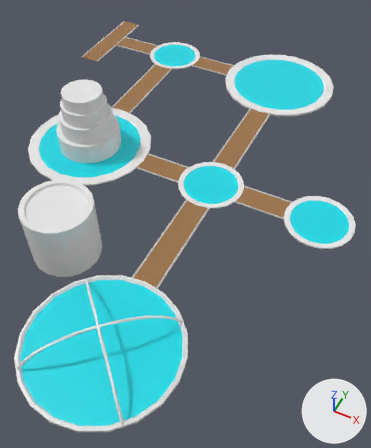
A saved change to the glTF model WebaResort/BasePlatforms_HP.glb.
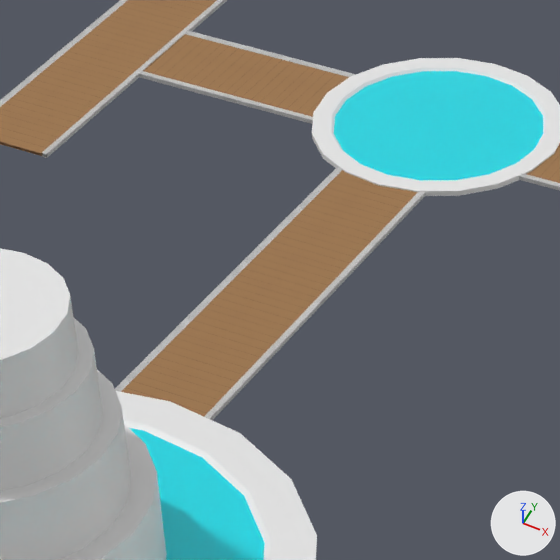
The first picture shows the older version from a camera (50 mm lens) standing at (63.0, -150.0, 156.0) and looking at (-5.0, -14.0, -14.0). The close-ups show both versions on the part from 24% to 54% of the width and 7% to 32% of the height of that picture; other places that the commit changed are outside them. Arrows for +X, +Y and +Z are at lower right; the lights stay in place. Where no turn or scale is listed for an object, it has been applied to the vertices.

The scene before the commit, as lines of its bpy script (objects in view):
```python
me_bridgedouble_mp3 = bpy.data.meshes.new('BridgeDouble_MP3')
me_bridgedouble_mp3.from_pydata(...)  # 24 vertices, 24 faces; spans x -5.5..5.5, y -23.5..23.5, z -0.2..0.2
me_bridgedouble_mp3.materials.append(mat_bridgepbs)  # picture img_image_5
me_cylinderpillar = bpy.data.meshes.new('CylinderPillar')
me_cylinderpillar.from_pydata(...)  # 41 vertices, 60 faces; spans x -14.4..14.4, y -14.4..14.4, z 3.9..13.5
me_cylinderpillar.materials.append(mat_pasted__stone)  # its picture is missing
me_cylinderpillar3 = bpy.data.meshes.new('CylinderPillar3')
me_cylinderpillar3.from_pydata(...)  # 41 vertices, 60 faces; spans x -8.9..8.9, y -8.9..8.9, z 2.4..8.3
me_cylinderpillar3.materials.append(mat_pasted__stone)  # its picture is missing
ob_bridgedouble_mp3 = bpy.data.objects.new('BridgeDouble_MP3', me_bridgedouble_mp3)
ob_bridgedouble_mp3.location = (-104.5, 85.7, 0.0)
ob_cylinderpillar = bpy.data.objects.new('CylinderPillar', me_cylinderpillar)
ob_cylinderpillar.location = (-62.4, 0.0, -4.0)
ob_cylinderpillar3 = bpy.data.objects.new('CylinderPillar3', me_cylinderpillar3)
ob_cylinderpillar3.location = (-62.4, 0.0, 20.4)
# also in view: 'GlassPanel2' at (-63.0, 0.0, 0.0); 'GlassPanel5' at (-63.0, 88.0, 0.0); 'ThickOutsideRing (1)' at (-63.0, 0.0, 0.0); 'Bridge2' at (-39.0, 87.0, 0.0); 'Bridge3' at (-87.0, 87.0, 0.0)
```
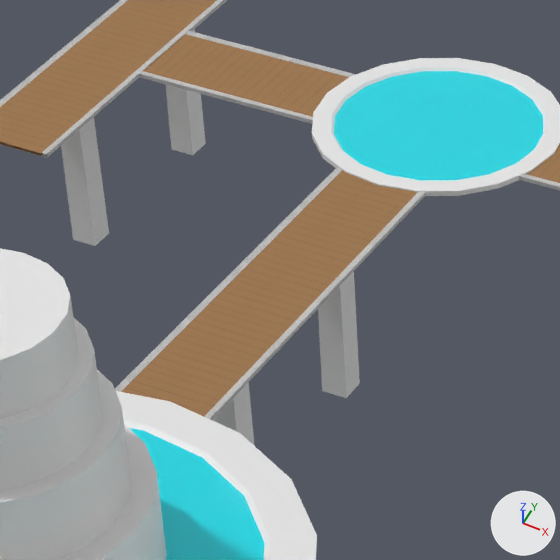
What changed in the scene script:
```text
Add me_support7:
    me_support7.from_pydata(...)  # 16 vertices, 24 faces; spans x -2.7..2.7, y -3.0..3.0, z -4.8..15.0
    me_support7.materials.append(mat_stone)  # its picture is missing
Add ob_support7:
    ob_support7 = bpy.data.objects.new('Support7', me_support7)
    ob_support7.location = (-104.8, 99.2, -15.1)
Add ob_support6:
    ob_support6 = bpy.data.objects.new('Support6', me_support7.copy())
    ob_support6.location = (-104.8, 76.4, -15.1)
Add ob_support5:
    ob_support5 = bpy.data.objects.new('Support5', me_support7.copy())
    ob_support5.location = (-63.0, 63.0, -15.1)
Add ob_support4:
    ob_support4 = bpy.data.objects.new('Support4', me_support7.copy())
    ob_support4.location = (-63.0, 40.2, -15.1)
```

Pixel boxes [x1, y1, x2, y2] of what changed, in the close-ups (560 x 560 px):
'Support6', added
    after: [61, 117, 109, 246]
'Support5', added
    after: [318, 272, 360, 398]
'Support7', added
    after: [165, 29, 206, 155]
'Support4', added
    after: [212, 382, 254, 445]
